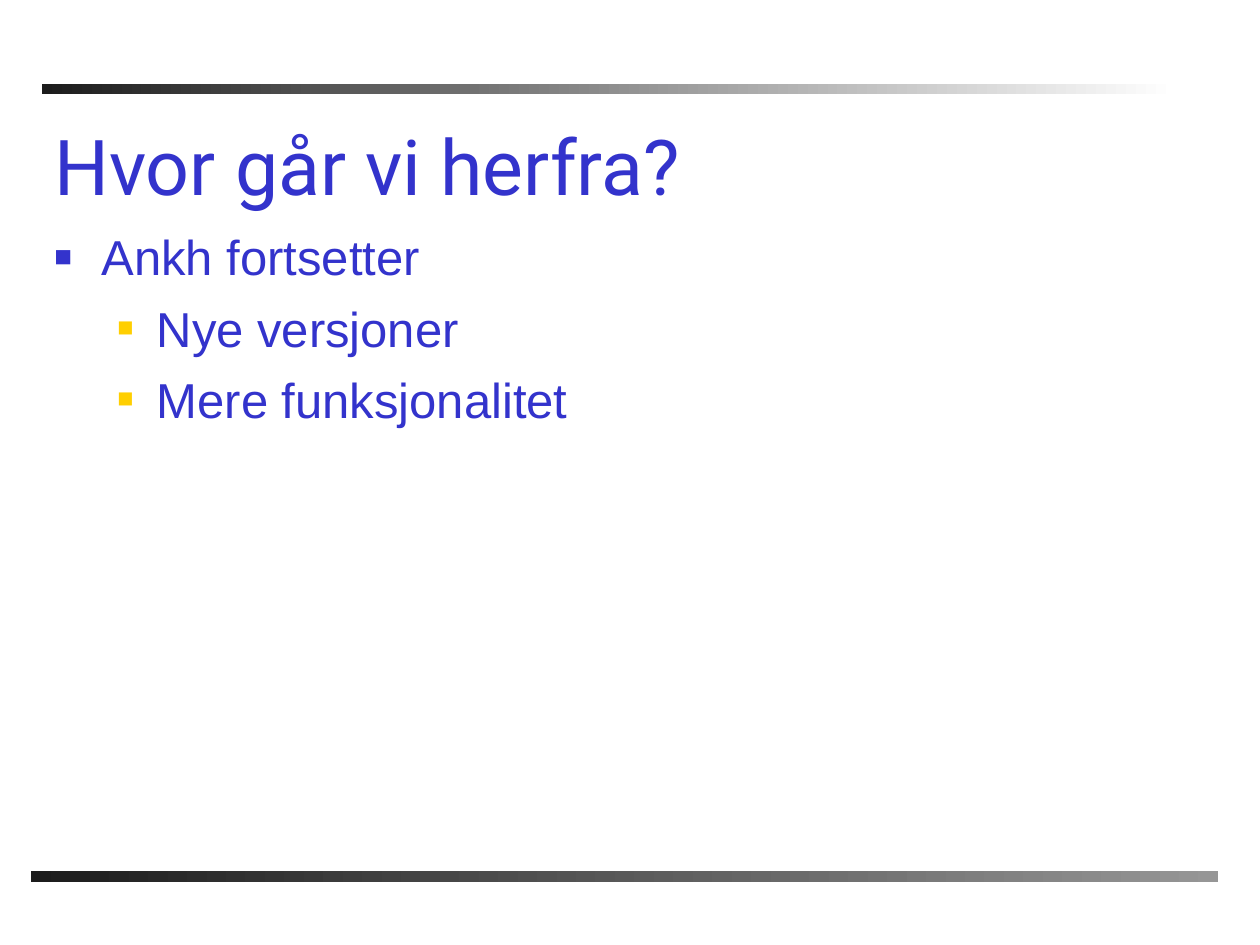
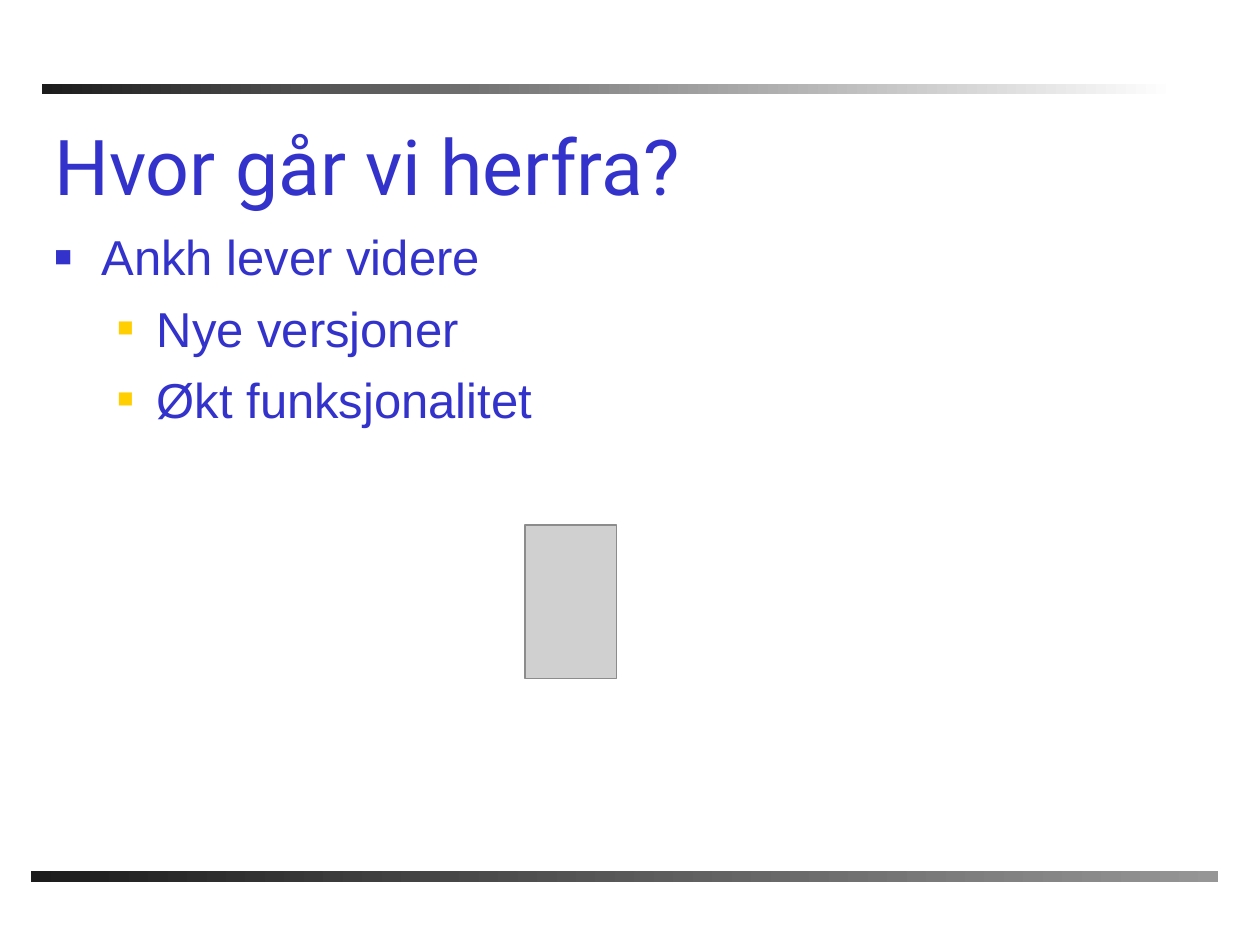
Before and after one commit to PhilJollans/AnkhSVN2019, a slide deck: slide 19 of doc/powerpoint/Subversion_addin_for_VS.NET.ppt. Drawn at 1260x945 pixels with LibreOffice and Linux fonts; fonts in the diff are those of the drawing; grey boxes stand for pictures; background and template pictures are left out. Boxes give left, top, right and bottom in pixels: in the first picture for what was removed or moved away, otherwise in the second. Text is boxed around its words. In the diff, an @@ line names an element or a change of style, - is before the commit and + after.

```diff
--- a/doc/powerpoint/Subversion_addin_for_VS.NET.ppt
+++ b/doc/powerpoint/Subversion_addin_for_VS.NET.ppt
@@ text at box(102, 239, 479, 276): text changed @@
-■ Ankh fortsetter
+■ Ankh lever videre
@@ text at box(157, 382, 532, 428): text changed @@
-  ■ Mere funksjonalitet
+  ■ Økt funksjonalitet
@@ picture added at box(525, 525, 617, 679) @@
```
Also in this commit, not shown: 9 other slides changed, 2 slides added, 1 slide removed.
